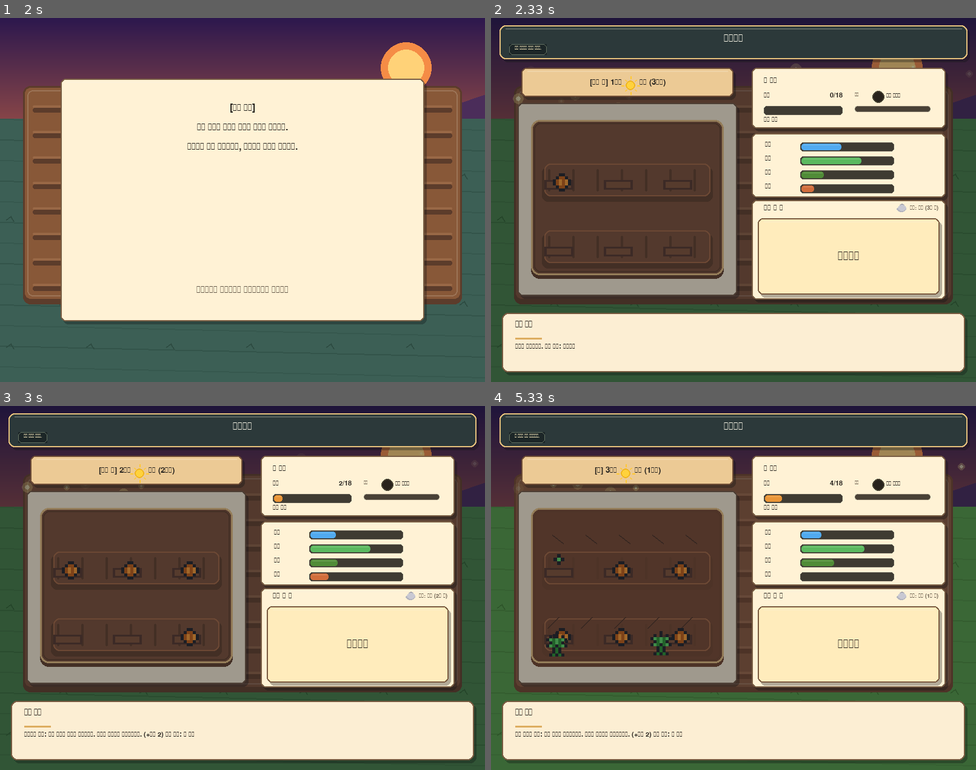
Above: before the commit, frames 1-4 (two rows, left to right).
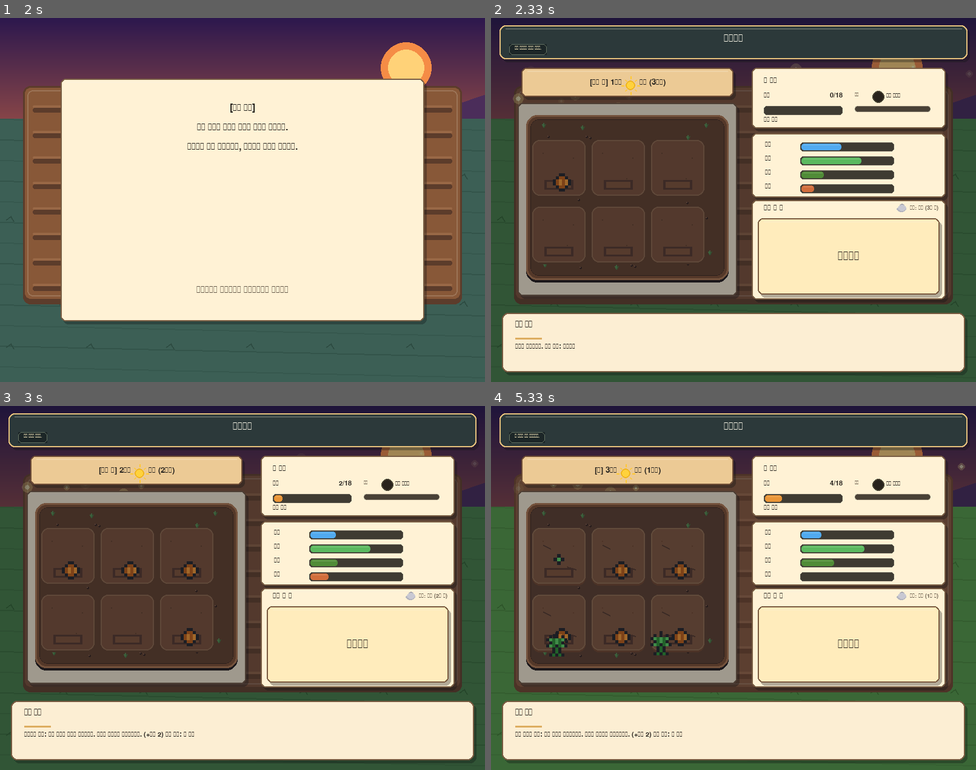
Above: after the commit, the same moments.

Repository: minulx-10/DreamFarm
Game: pygame game, started from main.py
Same seed, same stepped clock (60 frames per second), same inputs: the game is played once before the commit and once after it.
Inputs (mouse positions are in pixels of both pictures, inside the frame that each line leads up to):
- Up to frame 1 (2 s): type "ann" at 0.33 s; tap Enter at 0.67 s; press the mouse at (77, 112) at 0.92 s; move the mouse to (111, 90) at 1.02 s; release the mouse at (145, 68) at 1.15 s; press the mouse at (77, 112) at 1.25 s; move the mouse to (126, 119) at 1.35 s; release the mouse at (174, 123) at 1.48 s; press the mouse at (77, 112) at 1.58 s; move the mouse to (140, 98) at 1.68 s; release the mouse at (203, 83) at 1.82 s; press the mouse at (77, 112) at 1.92 s
- Up to frame 2 (2.33 s): move the mouse to (665, 149) at 2.02 s; release the mouse at (752, 185) at 2.15 s; press the mouse at (568, 112) at 2.25 s
- Up to frame 3 (3 s): move the mouse to (179, 555) at 2.35 s; release the mouse at (281, 609) at 2.48 s; click "행동하기" at 2.6 s; click (281, 649) at 2.93 s
- Up to frame 4 (5.33 s): press the mouse at (772, 649) at 3.25 s; move the mouse to (714, 573) at 3.35 s; release the mouse at (655, 497) at 3.48 s; press the mouse at (845, 671) at 3.58 s; move the mouse to (791, 693) at 3.68 s; release the mouse at (743, 719) at 3.82 s; press the mouse at (845, 671) at 3.92 s; move the mouse to (762, 602) at 4.02 s; release the mouse at (680, 537) at 4.15 s; press the mouse at (845, 671) at 4.25 s; move the mouse to (874, 606) at 4.35 s; release the mouse at (903, 544) at 4.48 s

Frame 1 is identical in both runs. In frame 2, 3.1% of the frame differs, in the area x 7-49%, y 26-73%; in frame 3, 3.1%; in frame 4, 3.0%.

Commit message:
feat: 메인 밭 화면 2x3 독립 흙 패치 및 3D 나무 테두리 프레임 개편 (데코 잔풀/돌 추가)

Diff:
--- a/scenes/farm.py
+++ b/scenes/farm.py
@@ -13,7 +13,7 @@
 from core.ui import (
     draw_light_panel, draw_wood_panel, draw_top_bar,
     draw_bottom_bar, draw_understanding_badge, draw_button, draw_meter_bar,
-    wrap_text,
+    wrap_text, mix_color,
 )
 
 
@@ -92,6 +92,25 @@
                 'scale_timer': random.uniform(0.0, 6.28),
                 'size': random.uniform(2.0, 4.5)
             })
+
+        # 밭 데코레이션 생성 (초록 풀싹, 흙/돌 알갱이 고정 좌표 지정)
+        self.plot_decorations = []
+        self.plot_decorations.append({'type': 'grass', 'x': 86, 'y': 180})
+        self.plot_decorations.append({'type': 'grass', 'x': 150, 'y': 184})
+        self.plot_decorations.append({'type': 'grass', 'x': 354, 'y': 180})
+        self.plot_decorations.append({'type': 'grass', 'x': 324, 'y': 200})
+        self.plot_decorations.append({'type': 'grass', 'x': 88, 'y': 295})
+        self.plot_decorations.append({'type': 'grass', 'x': 360, 'y': 390})
+        self.plot_decorations.append({'type': 'grass', 'x': 88, 'y': 410})
+        self.plot_decorations.append({'type': 'grass', 'x': 206, 'y': 414})
+
+        pebbles = [
+            (95, 196), (158, 196), (164, 198), (105, 290), (350, 280),
+            (88, 335), (242, 290), (145, 300), (324, 305), (148, 412),
+            (232, 408), (238, 410), (320, 404), (325, 406), (356, 330)
+        ]
+        for px, py in pebbles:
+            self.plot_decorations.append({'type': 'pebble', 'x': px, 'y': py})
 
         self.rebuild_buttons()
 
@@ -849,38 +868,82 @@
 
         sc = self.season_colors
         if self.moisture > 72:
-            base_color = (110, 75, 45)
+            base_color = (110, 75, 45)       # Wet mud color
         elif self.moisture < 28:
-            base_color = (128, 78, 48)
+            base_color = (135, 92, 60)       # Dry light dirt color
         else:
-            base_color = sc["dirt"]
-
-        pygame.draw.rect(screen, sc["dirt_dark"], inner_plot.move(0, 6), border_radius=14)
-        pygame.draw.rect(screen, base_color, inner_plot, border_radius=14)
-        pygame.draw.rect(screen, (238, 196, 128), inner_plot, 3, border_radius=14)
-        pygame.draw.rect(screen, sc["dirt_dark"], inner_plot.inflate(-10, -10), 2, border_radius=10)
-
-        for y in (inner_plot.y + 72, inner_plot.y + 182):
-            bed_shadow = pygame.Rect(inner_plot.x + 18, y + 5, inner_plot.w - 36, 58)
-            bed = pygame.Rect(inner_plot.x + 22, y, inner_plot.w - 44, 54)
-            pygame.draw.rect(screen, sc["dirt_dark"], bed_shadow, border_radius=10)
-            pygame.draw.rect(screen, base_color, bed, border_radius=10)
-            pygame.draw.rect(screen, (171, 110, 67), bed, 2, border_radius=10)
-            for x in range(inner_plot.x + 28, inner_plot.right - 44, 40):
-                pygame.draw.rect(screen, sc["dirt_dark"], (x, y + 9, 4, 37), border_radius=2)
-
+            base_color = sc["dirt"]          # Normal dirt
+
+        # 1. Draw outer 3D wood frame surrounding the inner plot
+        # WOOD_DARK = (75, 57, 45), WOOD_COLOR = (177, 123, 72), WOOD_LIGHT = (238, 201, 137)
+        frame_rect = inner_plot.inflate(16, 16)
+        # Drop shadow for the frame
+        pygame.draw.rect(screen, (40, 30, 25), frame_rect.move(0, 4), border_radius=18)
+        # Frame main body
+        pygame.draw.rect(screen, (132, 83, 48), frame_rect, border_radius=18)
+        # Highlight top/left borders for 3D bevel look
+        pygame.draw.rect(screen, (185, 125, 80), frame_rect, 3, border_radius=18)
+        # Deep inner rim shadow
+        pygame.draw.rect(screen, (65, 42, 28), inner_plot.inflate(2, 2), 2, border_radius=14)
+
+        # 2. Fill the main farm bed background (the space between soil patches)
+        # Made slightly darker than patches to emphasize the grid mounds
+        bed_bg_color = (80, 52, 36) if self.moisture > 72 else (100, 66, 46) if self.moisture < 28 else sc["dirt_dark"]
+        pygame.draw.rect(screen, bed_bg_color, inner_plot, border_radius=12)
+
+        # 3. Draw natural decorations (grass clumps and soil pebbles)
+        for dec in self.plot_decorations:
+            dx, dy = dec['x'], dec['y']
+            if dec['type'] == 'grass':
+                # Draw tiny 3-blade green pixel grass clump
+                pygame.draw.line(screen, (92, 148, 80), (dx, dy), (dx - 2, dy - 5), 2)
+                pygame.draw.line(screen, (92, 148, 80), (dx, dy), (dx, dy - 7), 2)
+                pygame.draw.line(screen, (74, 122, 64), (dx, dy), (dx + 3, dy - 5), 2)
+            elif dec['type'] == 'pebble':
+                # Draw small dark soil pebble with a tiny highlight dot
+                pygame.draw.circle(screen, (55, 36, 25), (dx, dy), 2)
+                pygame.draw.circle(screen, (135, 95, 70), (dx - 1, dy - 1), 1)
+
+        # 4. Draw 6 individual rounded 3D soil patches (2x3 Grid)
+        pw, ph = 88, 92
+        for idx, (x, y) in enumerate(self.crop_positions()):
+            px = x - pw // 2
+            py = y + 12 - ph // 2
+            patch_rect = pygame.Rect(px, py, pw, ph)
+
+            # Patch shadow
+            pygame.draw.rect(screen, sc["dirt_dark"], patch_rect.move(0, 3), border_radius=12)
+            # Patch main body
+            pygame.draw.rect(screen, base_color, patch_rect, border_radius=12)
+            # Patch top highlighted edge (sunset reflection)
+            highlight_color = mix_color(base_color, (255, 235, 180), 0.16)
+            pygame.draw.rect(screen, highlight_color, patch_rect, 2, border_radius=12)
+
+            # Draw a few tiny texturing spots inside the patch to give soil texture
+            pygame.draw.circle(screen, sc["dirt_dark"], (px + 18, py + 22), 1)
+            pygame.draw.circle(screen, sc["dirt_dark"], (px + 68, py + 30), 1)
+            pygame.draw.circle(screen, sc["dirt_dark"], (px + 32, py + 72), 1)
+            pygame.draw.circle(screen, sc["dirt_dark"], (px + 58, py + 64), 1)
+
+        # Draw moisture-specific visual clues on patches if extreme
         if self.moisture < 28:
-            for x in range(inner_plot.x + 35, inner_plot.right - 35, 55):
-                pygame.draw.line(screen, (85, 55, 35), (x, inner_plot.y + 44), (x + 18, inner_plot.y + 58), 2)
-                pygame.draw.line(screen, (85, 55, 35), (x + 10, inner_plot.y + 180), (x - 8, inner_plot.y + 198), 2)
+            # Draw tiny cracking lines in the soil
+            for idx, (x, y) in enumerate(self.crop_positions()):
+                px, py = x, y + 12
+                pygame.draw.line(screen, (90, 60, 42), (px - 26, py - 18), (px - 14, py - 12), 2)
+                pygame.draw.line(screen, (90, 60, 42), (px + 14, py + 18), (px + 28, py + 22), 2)
         elif self.moisture > 72:
-            for x in range(inner_plot.x + 30, inner_plot.right - 40, 65):
-                pygame.draw.rect(screen, (95, 130, 150), (x, inner_plot.y + 214, 36, 8))
-
+            # Draw small wet puddle reflections on mounds
+            for idx, (x, y) in enumerate(self.crop_positions()):
+                px, py = x - 18, y + 36
+                pygame.draw.ellipse(screen, (95, 130, 155), (px, py, 36, 6))
+
+        # 5. Draw actual crop sprites
         growth_stage = max(0, min(self.growth, self.growth_goal))
         for idx, (x, y) in enumerate(self.crop_positions()):
             self.draw_crop(screen, x, y, growth_stage, idx)
 
+        # 6. Draw weeds & bugs on top of the scene
         if self.weeds > 32:
             weed_count = 2 if self.weeds < 55 else 4
             weed_spots = [(86, 373), (258, 371), (348, 262), (166, 264)]
